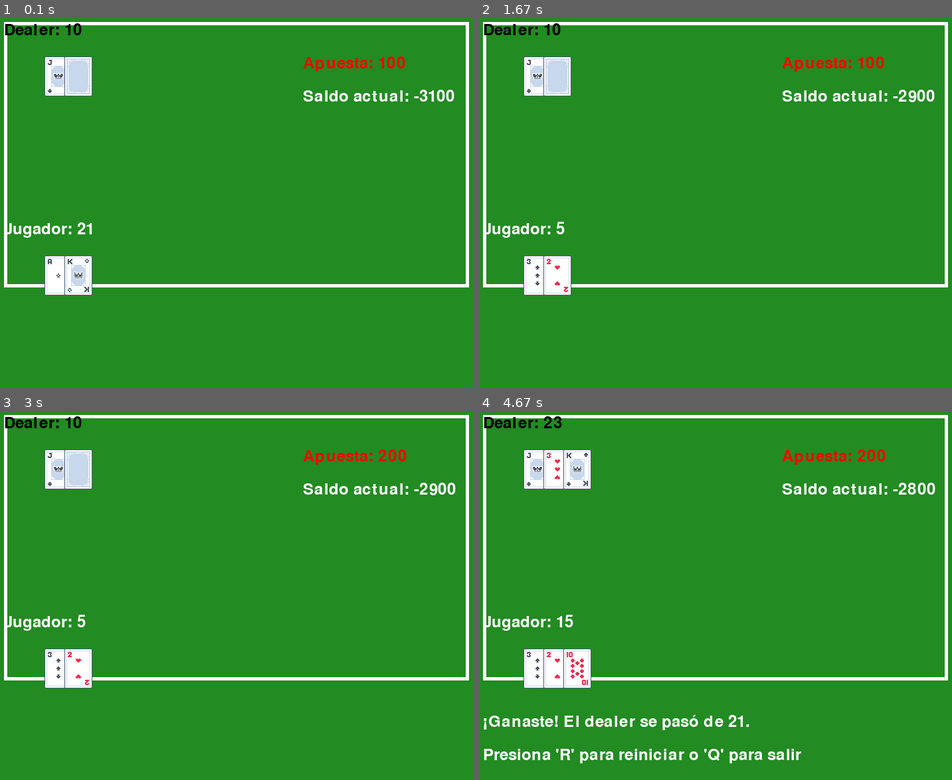
Above: before the commit, frames 1-4 (two rows, left to right).
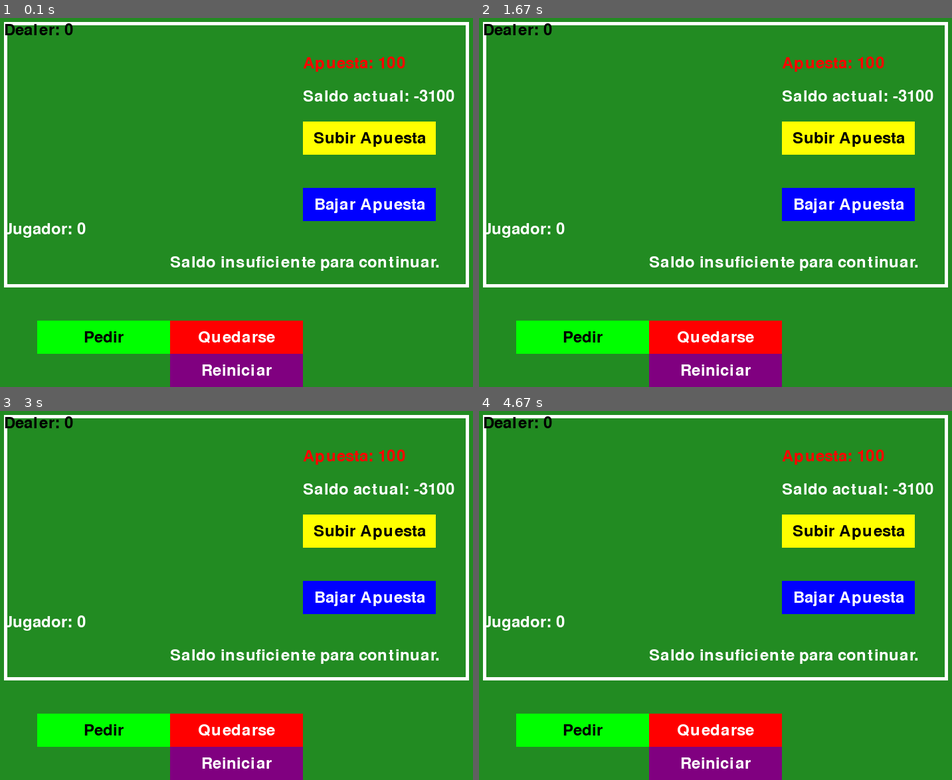
Above: after the commit, the same moments.

Repository: maluciani77/pygame
Game: pygame game, started from tp.py
The game is run twice, just before and just after one commit, with the same random seed, the same clock (stepped at 60 frames per second) and the same inputs.
Inputs:
- Up to frame 1 (0.1 s): no input
- Up to frame 2 (1.67 s): hold S 0.33-0.8 s; hold Down 0.33-0.8 s; hold R 0.83-1.3 s; hold Down 0.83-1.3 s
- Up to frame 3 (3 s): hold Up 1.83-2.3 s; hold Down 2.33-2.7 s; hold Up from 2.73 s (still down)
- Up to frame 4 (4.67 s): release Up at 3.03 s; hold H 3.07-3.37 s; hold Down 3.07-3.37 s; hold Up 3.73-4.1 s; hold Down 4.13-4.5 s; tap S at 4.28 s; hold Up from 4.53 s (still down)

The runs differ from the first frame. In frame 1, 16% of the frame differs, in the area x 7-93%, y 1-100%; in frame 2, 16%; in frame 3, 16%; in frame 4, 18%, in the area x 0-97%, y 1-100%.

Commit message:
tp.py
Nueva interfaz mas clara

Diff:
--- a/tp.py
+++ b/tp.py
@@ -116,57 +116,85 @@
         else:
             file.write(f"Saldo actual: {saldo_actual}\n")
 
-# Reiniciar el juego
+# Reiniciar el juego sin afectar el saldo
 def reset_game():
-    global deck, player_hand, dealer_hand, player_standing, game_over, result, saldo, apuesta
+    global deck, player_hand, dealer_hand, player_standing, game_over, result, apuesta
     deck = create_deck()
     player_hand = []
     dealer_hand = []
     player_standing = False
     game_over = False
     result = ""
-    saldo = leer_saldo()
     apuesta = MIN_APUESTA  # Apuesta inicial
 
-    deal_card(deck, player_hand)
-    deal_card(deck, player_hand)
-    deal_card(deck, dealer_hand)
-    deal_card(deck, dealer_hand)
-
-# Bucle principal del juego
+    if saldo < MIN_APUESTA:  # Verificar saldo
+        result = "Saldo insuficiente para continuar."
+        game_over = True
+    else:
+        deal_card(deck, player_hand)
+        deal_card(deck, player_hand)
+        deal_card(deck, dealer_hand)
+        deal_card(deck, dealer_hand)
+
+# Crear botones con colores y texto
+def draw_button(screen, text, font, color, rect_color, x, y, width, height):
+    pygame.draw.rect(screen, rect_color, (x, y, width, height))
+    text_surface = font.render(text, True, color)
+    text_rect = text_surface.get_rect(center=(x + width // 2, y + height // 2))
+    screen.blit(text_surface, text_rect)
+
+# Verificar si un clic está dentro de un botón
+def is_button_clicked(mouse_pos, x, y, width, height):
+    return x <= mouse_pos[0] <= x + width and y <= mouse_pos[1] <= y + height
+
+# Bucle principal del juego con botones para pedir, quedarse, subir y bajar apuesta
 def main():
     global deck, player_hand, dealer_hand, player_standing, game_over, result, saldo, apuesta
     clock = pygame.time.Clock()
     card_images = load_card_images()
+    saldo = leer_saldo()  # Cargar el saldo al iniciar
     reset_game()
+
+    # Coordenadas y dimensiones de los botones
+    button_width = 200
+    button_height = 50
+    pedir_button = (100, HEIGHT - 100, button_width, button_height)
+    quedarse_button = (300, HEIGHT - 100, button_width, button_height)
+    subir_apuesta_button = (500, HEIGHT - 400, button_width, button_height)
+    bajar_apuesta_button = (500, HEIGHT - 300, button_width, button_height)
+    reiniciar_button = (300, HEIGHT - 50, button_width, button_height)
 
     while True:
         for event in pygame.event.get():
             if event.type == pygame.QUIT:
                 pygame.quit()
                 sys.exit()
-            elif event.type == pygame.KEYDOWN:
-                if event.key == pygame.K_h and not player_standing and not game_over:
+            elif event.type == pygame.MOUSEBUTTONDOWN:
+                mouse_pos = event.pos
+                # Botón "Pedir"
+                if is_button_clicked(mouse_pos, *pedir_button) and not player_standing and not game_over:
                     deal_card(deck, player_hand)
                     if calculate_hand_value(player_hand) > 21:
                         result = "Perdiste, te pasaste de 21."
                         saldo -= apuesta
                         registrar_resultado("lose", saldo, apuesta)
                         game_over = True
-                elif event.key == pygame.K_s and not player_standing:
+                # Botón "Quedarse"
+                elif is_button_clicked(mouse_pos, *quedarse_button) and not player_standing:
                     player_standing = True
-                elif event.key == pygame.K_r and game_over:
-                    reset_game()
-                elif event.key == pygame.K_q and game_over:
-                    pygame.quit()
-                    sys.exit()
-                elif event.key == pygame.K_UP:  # Aumentar apuesta
+                # Botón "Subir apuesta"
+                elif is_button_clicked(mouse_pos, *subir_apuesta_button) and not game_over:
                     if apuesta + INCREMENTO_APUESTA <= MAX_APUESTA:
                         apuesta += INCREMENTO_APUESTA
-                elif event.key == pygame.K_DOWN:  # Reducir apuesta
+                # Botón "Bajar apuesta"
+                elif is_button_clicked(mouse_pos, *bajar_apuesta_button) and not game_over:
                     if apuesta - INCREMENTO_APUESTA >= MIN_APUESTA:
                         apuesta -= INCREMENTO_APUESTA
-
+                # Botón "Reiniciar"
+                elif is_button_clicked(mouse_pos, *reiniciar_button) and game_over:
+                    reset_game()
+
+        # Si el jugador se queda, el dealer juega
         if player_standing and not game_over:
             while calculate_hand_value(dealer_hand) < 17:
                 deal_card(deck, dealer_hand)
@@ -191,12 +219,15 @@
                 registrar_resultado("tie", saldo)
             game_over = True
 
+        # Dibujar la interfaz
         screen.fill(GREEN)
         pygame.draw.rect(screen, WHITE, (50, 50, WIDTH - 100, HEIGHT - 200), 5)
 
+        # Dibujar las manos del jugador y del dealer
         draw_hand(screen, player_hand, card_images, 100, 400)
         draw_hand(screen, dealer_hand, card_images, 100, 100, hide_second=not player_standing)
 
+        # Dibujar información del juego
         player_value = calculate_hand_value(player_hand)
         dealer_value = calculate_hand_value(dealer_hand) if player_standing else calculate_hand_value(dealer_hand[:-1])
         draw_text(screen, f"Jugador: {player_value}", font, WHITE, 50, 350)
@@ -204,12 +235,20 @@
         draw_text(screen, f"Saldo actual: {saldo}", font, WHITE, 500, 150)
         draw_text(screen, f"Apuesta: {apuesta}", font, RED, 500, 100)
 
+        # Mostrar resultado al finalizar el juego
         if game_over:
-            draw_text(screen, result, font, WHITE, 50, 500)
-            draw_text(screen, "Presiona 'R' para reiniciar o 'Q' para salir", font, WHITE, 50, 550)
+            draw_text(screen, result, font, WHITE, 300, 400)
+            draw_button(screen, "Reiniciar", font, WHITE, (128, 0, 128), *reiniciar_button)
+
+        # Dibujar botones de juego
+        draw_button(screen, "Pedir", font, BLACK, (0, 255, 0), *pedir_button)
+        draw_button(screen, "Quedarse", font, WHITE, (255, 0, 0), *quedarse_button)
+        draw_button(screen, "Subir Apuesta", font, BLACK, (255, 255, 0), *subir_apuesta_button)
+        draw_button(screen, "Bajar Apuesta", font, WHITE, (0, 0, 255), *bajar_apuesta_button)
 
         pygame.display.flip()
         clock.tick(60)
 
+
 if __name__ == "__main__":
     main()
